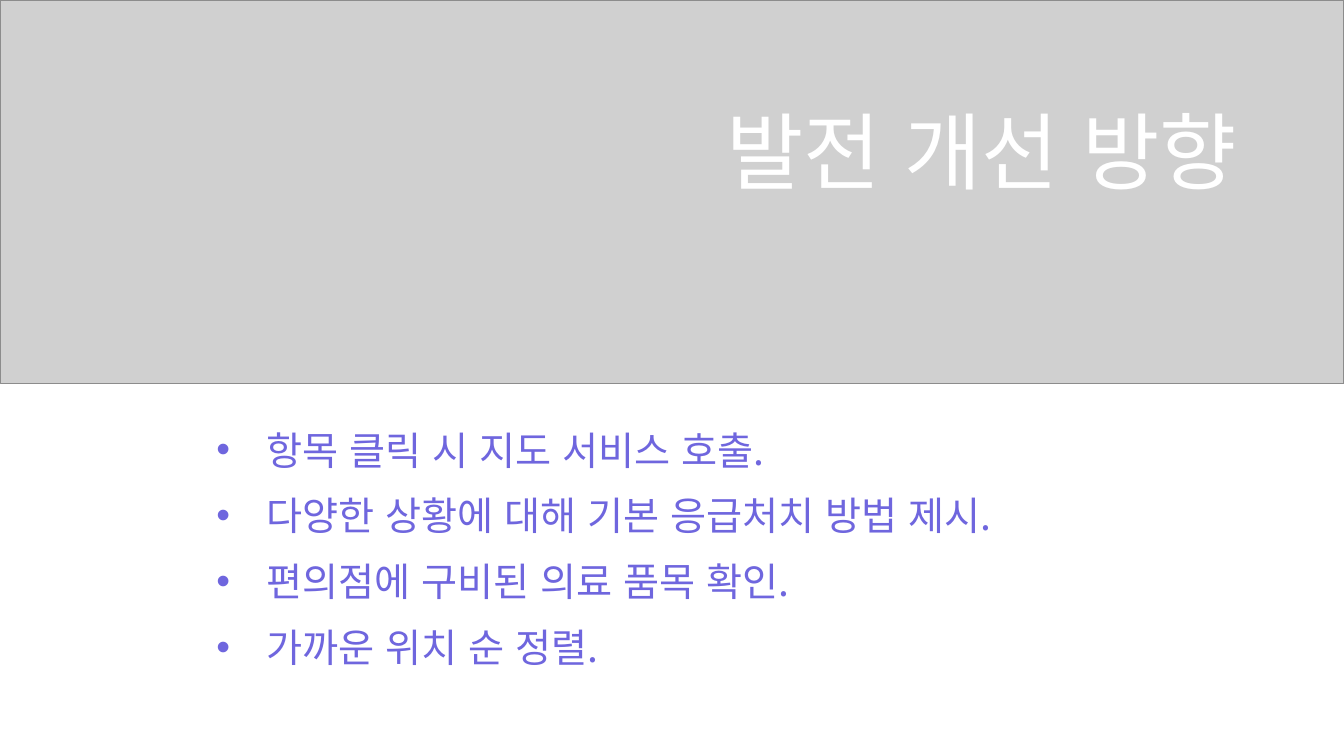
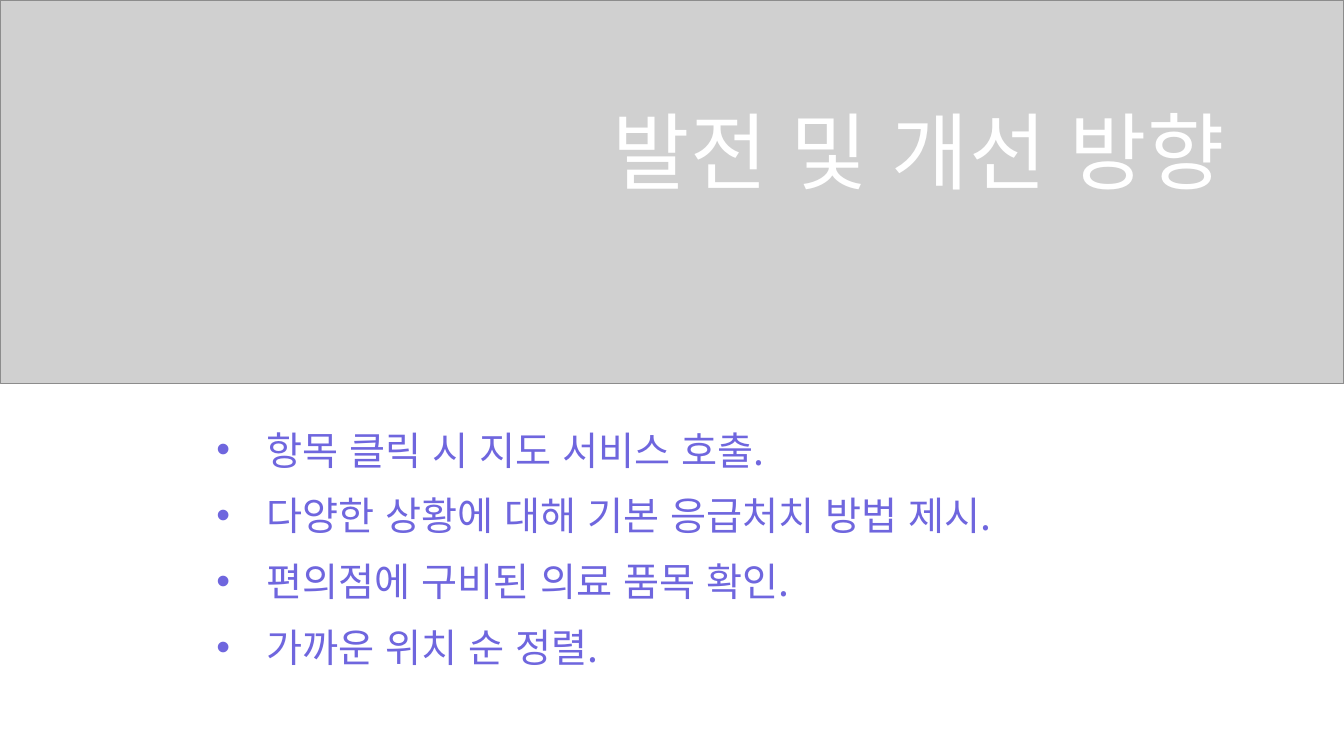
Before and after one commit to plemruckol9609/heals, a slide deck: slide 8 of 프레젠테이션1.pptx. Drawn at 1344x756 pixels with LibreOffice and Linux fonts; fonts in the diff are those of the drawing; grey boxes stand for pictures. Boxes give left, top, right and bottom in pixels: in the first picture for what was removed or moved away, otherwise in the second. Text is boxed around its words. In the diff, an @@ line names an element or a change of style, - is before the commit and + after.

```diff
--- a/프레젠테이션1.pptx
+++ b/프레젠테이션1.pptx
@@ text at box(613, 113, 1225, 189): text changed @@
-발전 개선 방향
+발전 및 개선 방향
```
